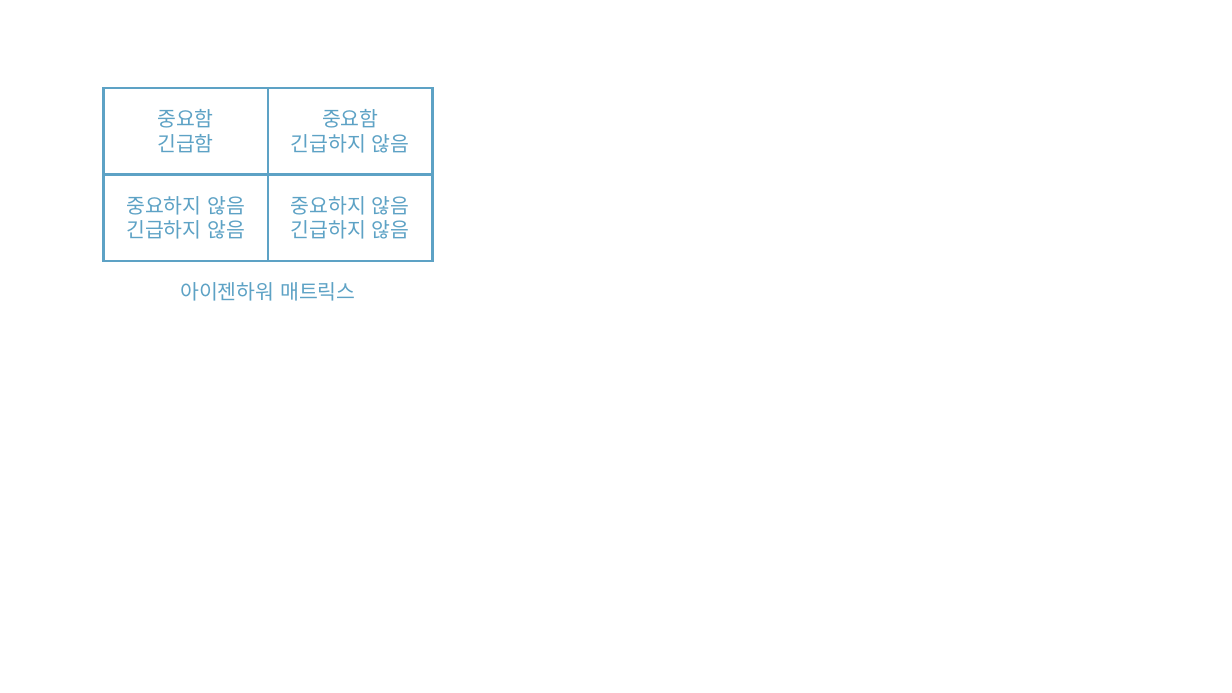
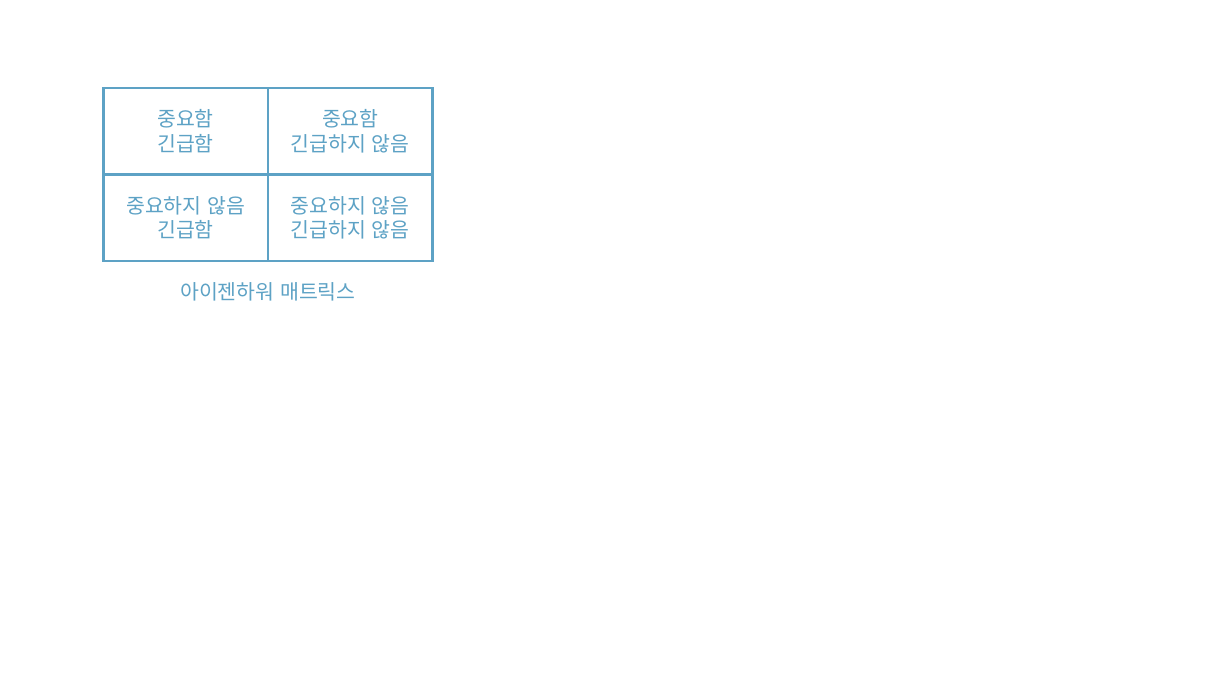
Before and after one commit to rudaks-han/book-summary, a slide deck: slide 2 of Clean Architecture/ref/프레젠테이션1.pptx. Drawn at 1232x693 pixels with LibreOffice and Linux fonts; fonts in the diff are those of the drawing. Boxes give left, top, right and bottom in pixels: in the first picture for what was removed or moved away, otherwise in the second. Text is boxed around its words. In the diff, an @@ line names an element or a change of style, - is before the commit and + after.

```diff
--- a/Clean Architecture/ref/프레젠테이션1.pptx
+++ b/Clean Architecture/ref/프레젠테이션1.pptx
@@ text at (157, 220, 214, 239): text changed @@
-긴급하지 않음
+긴급함
```
Also in this commit, not shown: 1 other slide changed, 8 other files.
